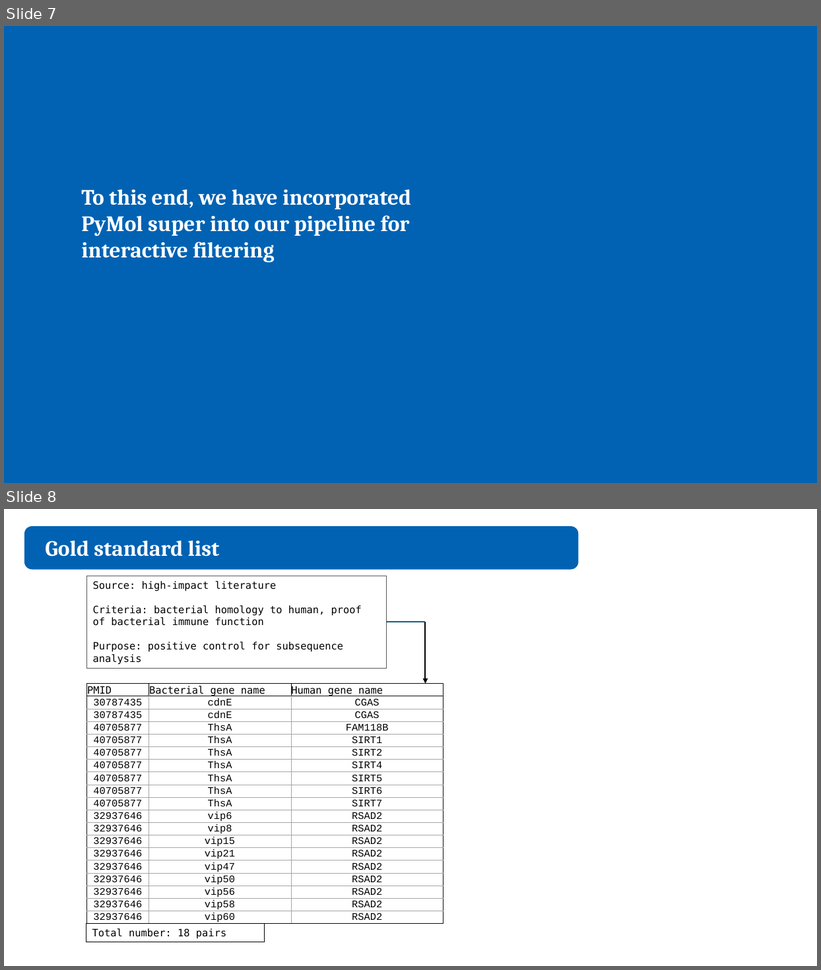
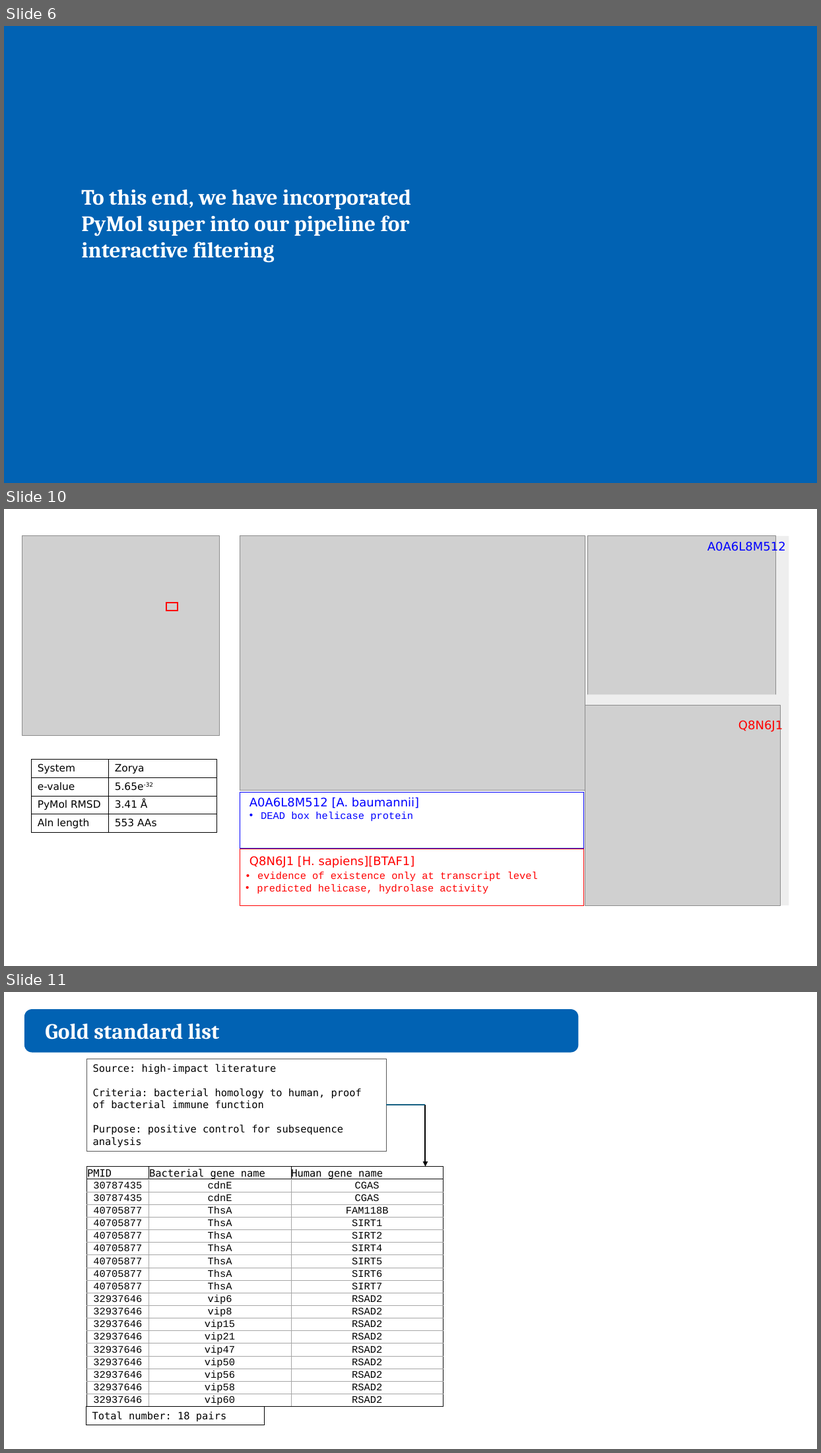
Before and after one commit to juliandeanmoran/BISSH, a slide deck: reports/2026-04-10_projectUpdate_2_jmoran.pptx. Shown one above the other, each under a label of ours: slides 7 and 8 before the commit, slides 6, 10 and 11 after it; the slides between them are not shown. The pictures are 821x970 and 821x1453 pixels, drawn with LibreOffice and Linux fonts; fonts in the diff are those of the drawing; grey boxes stand for pictures. Boxes give left, top, right and bottom in pixels: in the first picture for what was removed or moved away, otherwise in the second. Text is boxed around its words. In the diff, an @@ line names an element or a change of style, - is before the commit and + after.

Commit message:
Added slides showcasing structrually aligned highlights from the PyMOL, e-value scatter.

```diff
--- a/reports/2026-04-10_projectUpdate_2_jmoran.pptx
+++ b/reports/2026-04-10_projectUpdate_2_jmoran.pptx
@@ slide 10 added at [4, 509, 817, 966], background #FFFFFF @@
@@ picture added at [22, 536, 219, 735] @@
@@ picture added at [240, 536, 585, 790] @@
@@ rectangle added at [585, 536, 789, 696], fill #EEEEEE @@
@@ picture added at [587, 536, 776, 695] @@
@@ text added at [708, 541, 786, 554], 14 pt, text #0000FF @@
+A0A6L8M512
@@ rectangle added at [167, 602, 178, 610], outline #FF0000 1.5 pt @@
@@ rectangle added at [585, 695, 789, 906], fill #EEEEEE @@
@@ picture added at [585, 706, 781, 906] @@
@@ text added at [739, 720, 783, 733], 14 pt, text #FF0000 @@
+Q8N6J1
@@ table added at [32, 760, 217, 833], 4 rows, 2 columns @@
+System | Zorya
+e-value | 5.65e-32
+PyMol RMSD | 3.41 Å
+Aln length | 553 AAs
@@ rectangle added at [240, 792, 584, 848], outline #0000FF 0.5 pt @@
@@ text added at [250, 797, 419, 809], 14 pt, text #0000FF @@
+A0A6L8M512 [A. baumannii]
@@ text added at [261, 812, 413, 822], 12 pt, text #0000FF @@
+• DEAD box helicase protein
@@ rectangle added at [240, 850, 584, 906], outline #FF0000 0.5 pt @@
@@ text added at [250, 856, 415, 868], 14 pt, text #FF0000 @@
+Q8N6J1 [H. sapiens][BTAF1]
@@ text added at [257, 885, 488, 894], 12 pt, text #FF0000 @@
+• predicted helicase, hydrolase activity
@@ text added at [257, 872, 538, 881], 12 pt, text #FF0000 @@
+• evidence of existence only at transcript level
@@ what was slide 7 is now slide 6 @@
@@ what was slide 8 is now slide 11 @@
```
Also in this commit, not shown: 2 slides changed, 4 other slides added, 1 slide removed, 4 other files.
